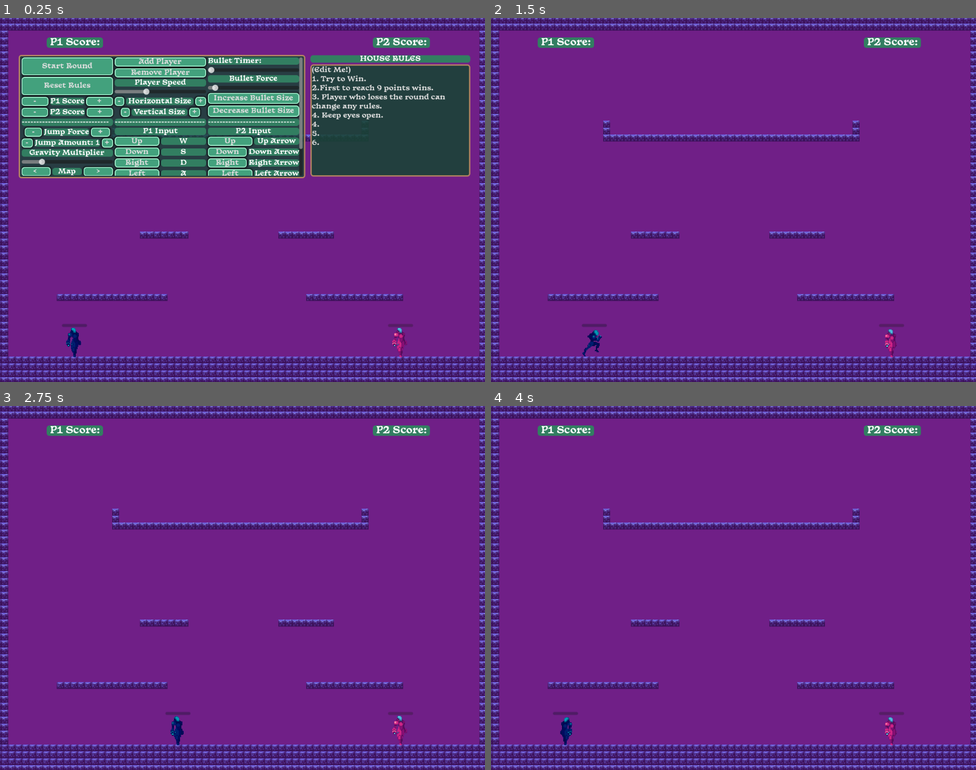
Above: before the commit, frames 1-4 (two rows, left to right).
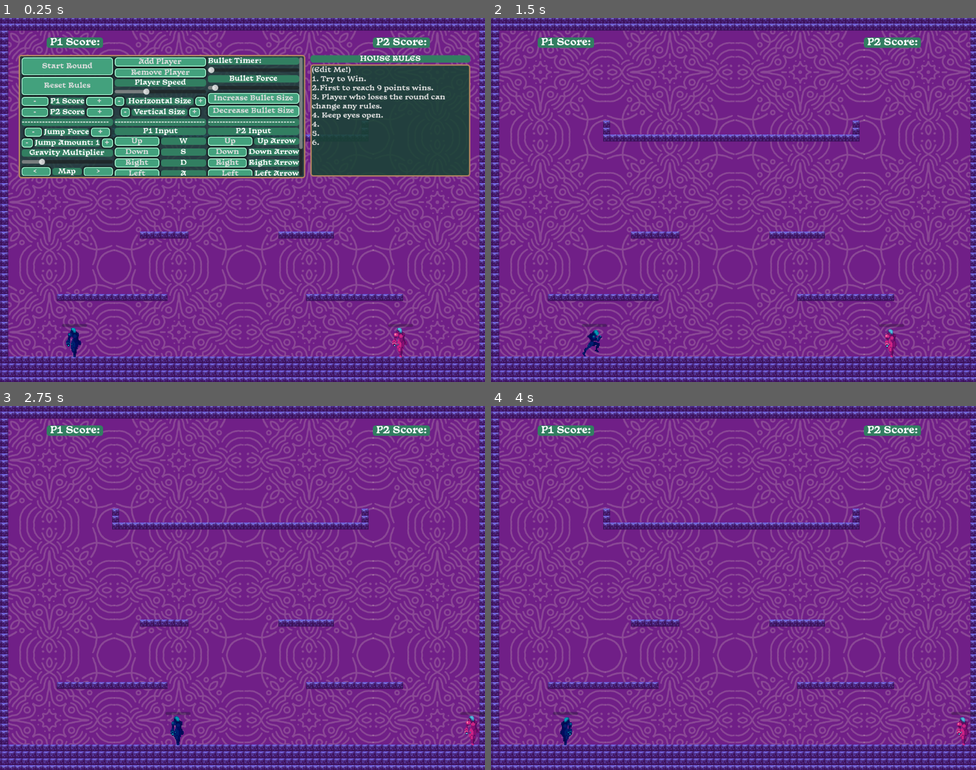
Above: after the commit, the same moments.

Repository: dorukbalci/Player-Discretion-is-Advised
Game: Godot game, scene res://Levels/01- Pre-drinks/MainScene.tscn
Two runs of this game, one before a commit and one after it. Both use one fixed random seed, a clock stepped at 60 frames per second and the inputs below. The project has no main scene, so this scene is started directly.
Inputs (mouse positions are in pixels of both pictures, inside the frame that each line leads up to):
- Up to frame 1 (0.25 s): no input
- Up to frame 2 (1.5 s): click "Start Round" at 0.5 s; tap Enter at 1.25 s; move the mouse to (840, 181) at 1.27 s; hold D (move_right_0) from 1.28 s (still down); tap Down (block_1, bound only after the commit) at 1.35 s; click (840, 181) at 1.42 s
- Up to frame 3 (2.75 s): tap W (jump_0) at 1.52 s; tap / (block_1, bound only before the commit) at 1.55 s; release D (move_right_0) at 2 s; drag from (145, 606) to (179, 729) at 2.02 s
- Up to frame 4 (4 s): tap Space at 2.75 s; move the mouse to (782, 507) at 2.77 s; hold A (move_left_0) 2.78-3.5 s; tap S (block_0, bound only after the commit) at 2.85 s; tap / (block_1, bound only before the commit) at 3.05 s; drag from (709, 660) to (893, 729) at 3.52 s

The runs differ from the first frame. In frame 1, 14% of the frame differs, in the area x 1-99%, y 3-93%; in frame 2, 22%; in frame 3, 22%, in the area x 1-100%, y 3-94%; in frame 4, 22%.

Commit message:
Started implementing dash
I think we have a good amount of features, despite no weapon variation. Which is maybe fine? Maybe not? Weapons are a huge area of expansion so I think that is why I feel some resistance to start making things on that. Anyway, soon I will add the dash variables to the UI. This one will be a bit tricky because a dash has more variables than you would think (or at least the way i implemented it), but giving access to all of this will muddy the waters in my opinion. So I will instead choose the ones that really matter. My expectation is that it will also have quite a bit of game breaking ends in its parameters.

Diff:
--- a/Components/Player/Player.gd
+++ b/Components/Player/Player.gd
@@ -47,17 +47,36 @@
 var is_blocking = false
 var can_block = true
 
+#double jump vars
 @export var jump_amount := 1
 var current_jump := 0
+
+#dash variables
+# Dash variables
+@export var dash_speed: int = 50000  # Speed boost during dash
+@export var dash_duration: float = 0.2  # Dash duration (seconds)
+@export var dash_cooldown: float = 0.5  # Cooldown before dashing again
+
+var is_dashing := false
+var can_dash := true
+var dash_direction := 0
+
+@onready var dash_timer := $Timers/DashTimer
+@onready var dash_cooldown_timer := $Timers/DashCooldown
+
+
 
 func _ready() -> void:
 	current_state = playerState.Idle
 	muzzle_position = muzzle.position
 	bulletTimer.wait_time = shoot_cooldown
+	dash_timer.wait_time = dash_duration
+	dash_cooldown_timer.wait_time = dash_cooldown
 
 
 func _physics_process(delta: float) -> void:
 	if not paused:
+		handle_dash()
 		player_falling(delta)
 		player_idle(delta)
 		player_run(delta)
@@ -66,10 +85,31 @@
 		swap_muzzle_position()
 		#player_shoot(delta)
 		p_shoot(delta)
-		move_and_slide()
 		player_animations()
 		die(delta)
-
+		if is_dashing:
+			velocity.x = dash_direction * dash_speed * delta
+			print(dash_direction)
+		move_and_slide()
+
+func handle_dash():
+	if Input.is_action_just_pressed("dash_%s" % playerID) and can_dash:
+		is_dashing = true
+		can_dash = false
+		dash_direction = input_movement()
+
+		# If no movement input, dash in the direction player is facing
+		if dash_direction == 0:
+			dash_direction = -1 if animated_sprite_2d.flip_h else 1
+
+		dash_timer.start()
+
+func _on_dash_timer_timeout() -> void:
+	is_dashing = false  # End dash effect
+	dash_cooldown_timer.start()  # Start cooldown
+
+func _on_dash_cooldown_timeout() -> void:
+	can_dash = true  # Allow dashing again
 
 func player_falling(delta: float):
 	if not is_on_floor():
--- a/Components/Player/Player1.tscn
+++ b/Components/Player/Player1.tscn
@@ -311,7 +311,15 @@
 [node name="BlockCooldown" type="Timer" parent="Timers"]
 one_shot = true
 
+[node name="DashTimer" type="Timer" parent="Timers"]
+one_shot = true
+
+[node name="DashCooldown" type="Timer" parent="Timers"]
+one_shot = true
+
 [connection signal="body_entered" from="Hurtbox" to="." method="_on_hurtbox_body_entered"]
 [connection signal="timeout" from="BulletTimer" to="." method="_on_bullet_timer_timeout"]
 [connection signal="timeout" from="Timers/BlockTimer" to="." method="_on_block_timer_timeout"]
 [connection signal="timeout" from="Timers/BlockCooldown" to="." method="_on_block_cooldown_timeout"]
+[connection signal="timeout" from="Timers/DashTimer" to="." method="_on_dash_timer_timeout"]
+[connection signal="timeout" from="Timers/DashCooldown" to="." method="_on_dash_cooldown_timeout"]
--- a/Components/Player/Player2.tscn
+++ b/Components/Player/Player2.tscn
@@ -310,7 +310,15 @@
 
 [node name="BlockCooldown" type="Timer" parent="Timers"]
 
+[node name="DashTimer" type="Timer" parent="Timers"]
+one_shot = true
+
+[node name="DashCooldown" type="Timer" parent="Timers"]
+one_shot = true
+
 [connection signal="body_entered" from="Hurtbox" to="." method="_on_hurtbox_body_entered"]
 [connection signal="timeout" from="BulletTimer" to="." method="_on_bullet_timer_timeout"]
 [connection signal="timeout" from="Timers/BlockTimer" to="." method="_on_block_timer_timeout"]
 [connection signal="timeout" from="Timers/BlockCooldown" to="." method="_on_block_cooldown_timeout"]
+[connection signal="timeout" from="Timers/DashTimer" to="." method="_on_dash_timer_timeout"]
+[connection signal="timeout" from="Timers/DashCooldown" to="." method="_on_dash_cooldown_timeout"]
--- a/Levels/01- Pre-drinks/MainScene.tscn
+++ b/Levels/01- Pre-drinks/MainScene.tscn
@@ -9,6 +9,7 @@
 [ext_resource type="PackedScene" uid="uid://cgwp7fr4igrpu" path="res://Components/Maps/map_2.tscn" id="7_agx5a"]
 [ext_resource type="PackedScene" uid="uid://7mlyoq0kgyfv" path="res://Components/Maps/map_3.tscn" id="8_kvc23"]
 [ext_resource type="Shader" path="res://Levels/01- Pre-drinks/Dither.gdshader" id="9_8e6lk"]
+[ext_resource type="Texture2D" uid="uid://chbqtw366kjbj" path="res://Components/Maps/bgtile3.png" id="10_3ub7c"]
 
 [sub_resource type="Theme" id="Theme_0hh8x"]
 Button/fonts/font = null
@@ -668,6 +669,7 @@
 
 [node name="Player1" parent="Players" instance=ExtResource("2_nb616")]
 position = Vector2(172, 762)
+dash_speed = 50000
 
 [node name="Player2" parent="Players" instance=ExtResource("3_vy1c8")]
 position = Vector2(925, 756)
@@ -679,6 +681,81 @@
 
 [node name="P2spawn" type="Marker2D" parent="SpawnPoints"]
 position = Vector2(899, 768)
+
+[node name="Background" type="Node2D" parent="."]
+position = Vector2(861, 744)
+
+[node name="Bgtile3" type="Sprite2D" parent="Background"]
+modulate = Color(1, 1, 1, 0.211765)
+z_index = -2
+position = Vector2(-747, -619)
+texture = ExtResource("10_3ub7c")
+
+[node name="Bgtile4" type="Sprite2D" parent="Background"]
+modulate = Color(1, 1, 1, 0.211765)
+z_index = -2
+position = Vector2(149, -619)
+texture = ExtResource("10_3ub7c")
+
+[node name="Bgtile5" type="Sprite2D" parent="Background"]
+modulate = Color(1, 1, 1, 0.211765)
+z_index = -2
+position = Vector2(-147, -619)
+texture = ExtResource("10_3ub7c")
+
+[node name="Bgtile6" type="Sprite2D" parent="Background"]
+modulate = Color(1, 1, 1, 0.211765)
+z_index = -2
+position = Vector2(-448, -619)
+texture = ExtResource("10_3ub7c")
+
+[node name="Bgtile7" type="Sprite2D" parent="Background"]
+modulate = Color(1, 1, 1, 0.211765)
+z_index = -2
+position = Vector2(-747, -319)
+texture = ExtResource("10_3ub7c")
+
+[node name="Bgtile8" type="Sprite2D" parent="Background"]
+modulate = Color(1, 1, 1, 0.211765)
+z_index = -2
+position = Vector2(149, -319)
+texture = ExtResource("10_3ub7c")
+
+[node name="Bgtile9" type="Sprite2D" parent="Background"]
+modulate = Color(1, 1, 1, 0.211765)
+z_index = -2
+position = Vector2(-147, -319)
+texture = ExtResource("10_3ub7c")
+
+[node name="Bgtile10" type="Sprite2D" parent="Background"]
+modulate = Color(1, 1, 1, 0.211765)
+z_index = -2
+position = Vector2(-448, -319)
+texture = ExtResource("10_3ub7c")
+
+[node name="Bgtile11" type="Sprite2D" parent="Background"]
+modulate = Color(1, 1, 1, 0.211765)
+z_index = -2
+position = Vector2(-747, -19)
+texture = ExtResource("10_3ub7c")
+
+[node name="Bgtile12" type="Sprite2D" parent="Background"]
+modulate = Color(1, 1, 1, 0.211765)
+z_index = -2
+position = Vector2(149, -19)
+texture = ExtResource("10_3ub7c")
+
+[node name="Bgtile13" type="Sprite2D" parent="Background"]
+modulate = Color(1, 1, 1, 0.211765)
+z_index = -2
+position = Vector2(-147, -19)
+texture = ExtResource("10_3ub7c")
+
+[node name="Bgtile14" type="Sprite2D" parent="Background"]
+modulate = Color(1, 1, 1, 0.211765)
+z_index = -2
+position = Vector2(-448, -19)
+texture = ExtResource("10_3ub7c")
 
 [connection signal="pressed" from="Canvas Layer/DeckParent/Rule Panel/GridContainer/BasicRules/StartRound" to="." method="_on_start_round_pressed"]
 [connection signal="pressed" from="Canvas Layer/DeckParent/Rule Panel/GridContainer/BasicRules/Reset Rules" to="." method="_on_reset_rules_pressed"]
--- a/project.godot
+++ b/project.godot
@@ -23,8 +23,8 @@
 
 window/size/viewport_width=1120
 window/size/viewport_height=840
-window/size/window_width_override=1280
-window/size/window_height_override=720
+window/size/window_width_override=1500
+window/size/window_height_override=1200
 window/stretch/mode="viewport"
 
 [editor_plugins]
@@ -100,10 +100,20 @@
 }
 block_0={
 "deadzone": 0.5,
+"events": [Object(InputEventKey,"resource_local_to_scene":false,"resource_name":"","device":-1,"window_id":0,"alt_pressed":false,"shift_pressed":false,"ctrl_pressed":false,"meta_pressed":false,"pressed":false,"keycode":0,"physical_keycode":83,"key_label":0,"unicode":115,"location":0,"echo":false,"script":null)
+]
+}
+block_1={
+"deadzone": 0.5,
+"events": [Object(InputEventKey,"resource_local_to_scene":false,"resource_name":"","device":-1,"window_id":0,"alt_pressed":false,"shift_pressed":false,"ctrl_pressed":false,"meta_pressed":false,"pressed":false,"keycode":0,"physical_keycode":4194322,"key_label":0,"unicode":0,"location":0,"echo":false,"script":null)
+]
+}
+dash_0={
+"deadzone": 0.5,
 "events": [Object(InputEventKey,"resource_local_to_scene":false,"resource_name":"","device":-1,"window_id":0,"alt_press …(192 unchanged characters)…
 ]
 }
-block_1={
+dash_1={
 "deadzone": 0.5,
 "events": [Object(InputEventKey,"resource_local_to_scene":false,"resource_name":"","device":-1,"window_id":0,"alt_press …(191 unchanged characters)…
 ]
Binary file added: Components/Maps/bgtile3.png
Not shown, added: Components/Maps/bgtile3.png.import
Not shown: 1 places in Levels/01- Pre-drinks/MainScene.tscn that only renumber resources
